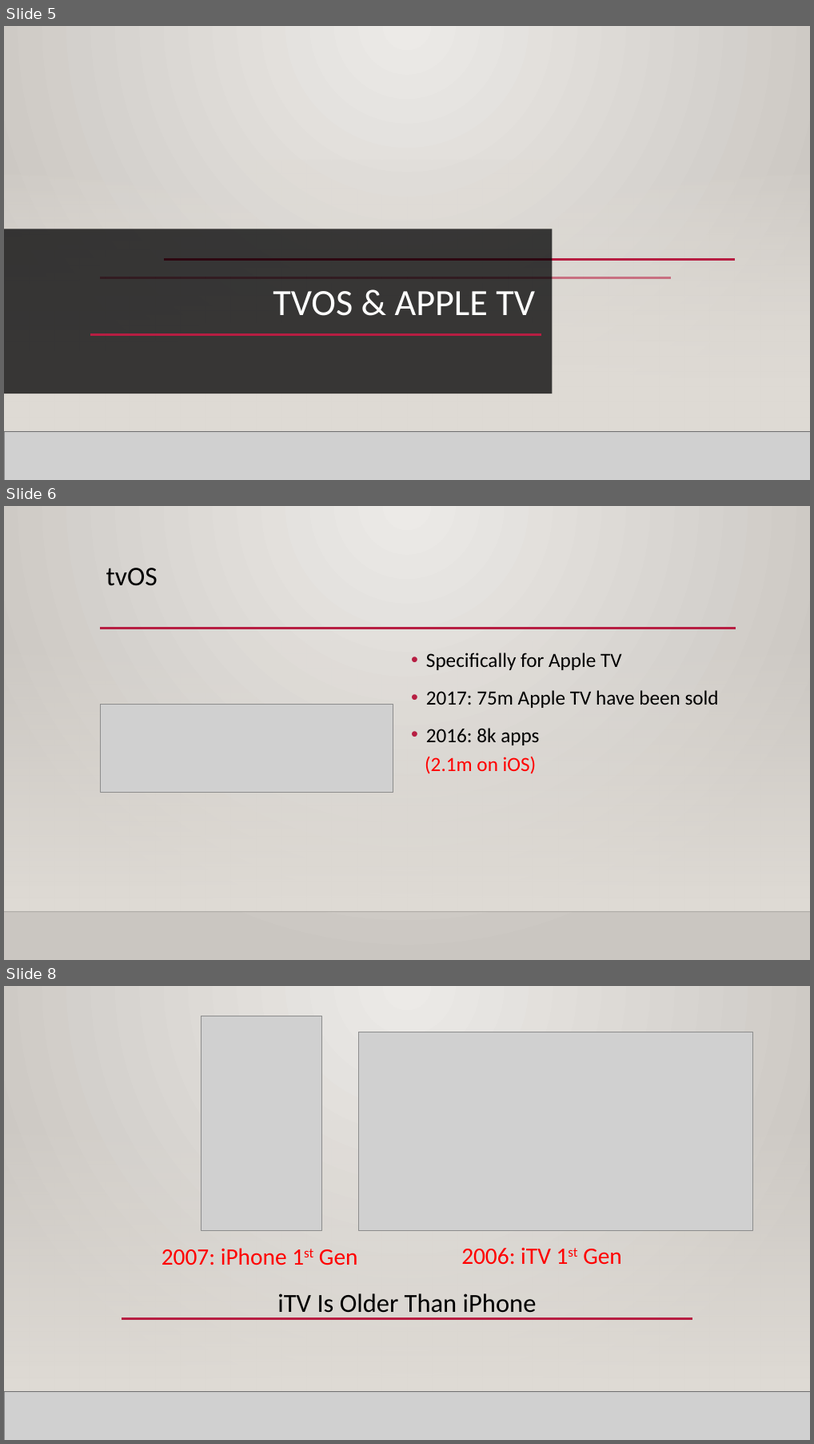
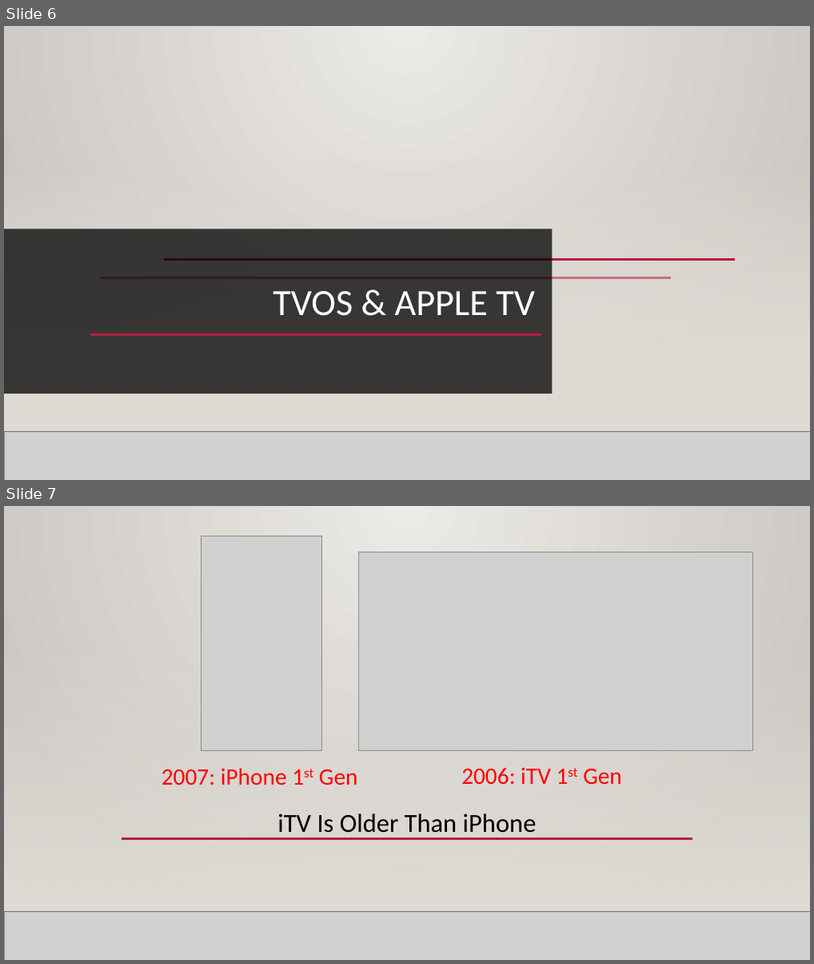
Before and after one commit to ThanhTurin/iOS-meetup-sg, a slide deck: Presentation.pptx. Shown one above the other, each under a label of ours: slides 5, 6 and 8 before the commit, slides 6 and 7 after it; the slides between them are not shown. The pictures are 814x1444 and 814x964 pixels, drawn with LibreOffice and Linux fonts; fonts in the diff are those of the drawing; grey boxes stand for pictures; background and template pictures are left out. Boxes give left, top, right and bottom in pixels: in the first picture for what was removed or moved away, otherwise in the second. Text is boxed around its words. In the diff, an @@ line names an element or a change of style, - is before the commit and + after.

```diff
--- a/Presentation.pptx
+++ b/Presentation.pptx
@@ slide 6 removed at [4,506,810,960], background gradient #ECEAE7 to #CAC7C1; not listed: 3 template elements that a slide beside it also shows @@
@@ title removed at [106,568,158,586] @@
-tvOS
@@ text removed at [425,652,719,774] @@
-• Specifically for Apple TV
-• 2017: 75m Apple TV have been sold
-• 2016: 8k apps
-(2.1m on iOS)
@@ picture removed at [100,704,394,792] @@
@@ what was slide 5 is now slide 6 @@
@@ what was slide 8 is now slide 7 @@
```
Also in this commit, not shown: 5 slides changed, 4 slides added, 3 other slides removed.
